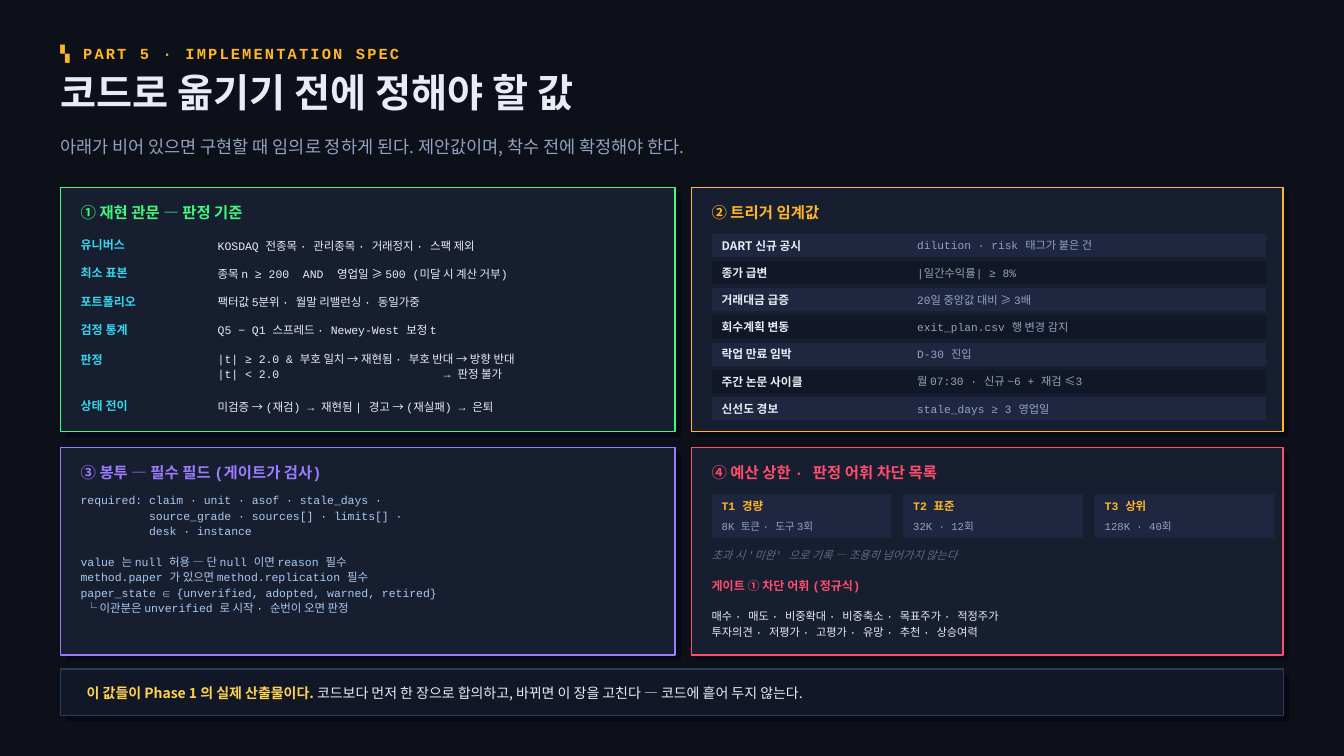
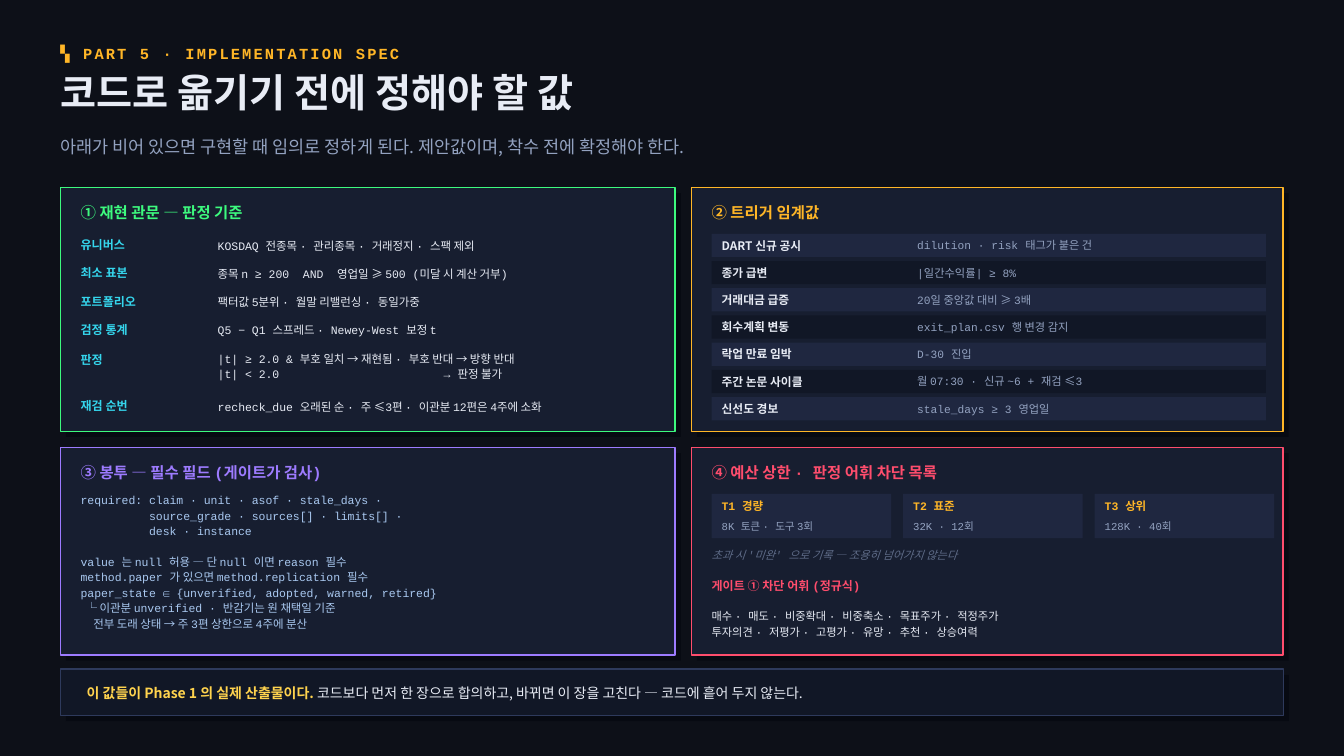
Before and after one commit to InnbumBaek/Stock_Agent, a slide deck: slide 33 of docs/agentization/Stock_Agent_에이전트화_계획안.pptx. Drawn at 1344x756 pixels with LibreOffice and Linux fonts; fonts in the diff are those of the drawing. Boxes give left, top, right and bottom in pixels: in the first picture for what was removed or moved away, otherwise in the second. Text is boxed around its words. In the diff, an @@ line names an element or a change of style, - is before the commit and + after.

```diff
--- a/docs/agentization/Stock_Agent_에이전트화_계획안.pptx
+++ b/docs/agentization/Stock_Agent_에이전트화_계획안.pptx
@@ text at (81, 400, 128, 411): text changed @@
-상태 전이
+재검 순번
@@ text at (218, 401, 542, 413): text changed @@
-미검증 → (재검) → 재현됨 | 경고 → (재실패) → 은퇴
+recheck_due 오래된 순 · 주 ≤3편 · 이관분 12편은 4주에 소화
@@ text at (93, 602, 336, 629): text changed @@
-└ 이관분은 unverified 로 시작 · 순번이 오면 판정
+└ 이관분 unverified · 반감기는 원 채택일 기준
+전부 도래 상태 → 주 3편 상한으로 4주에 분산
```
Also in this commit, not shown: 1 other slide changed, 2 other files.
